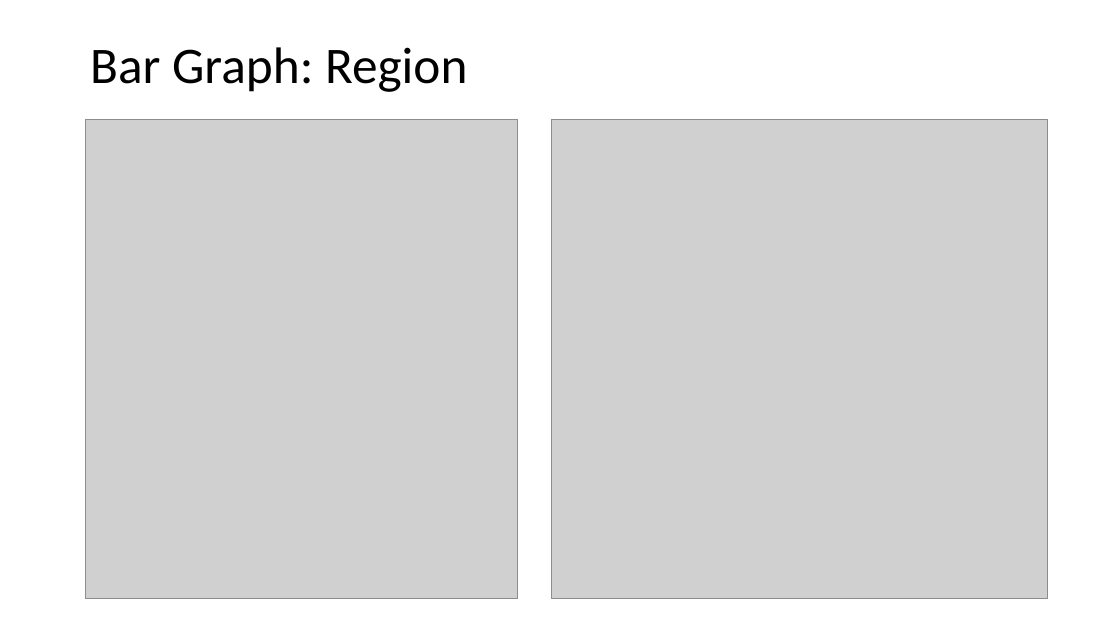
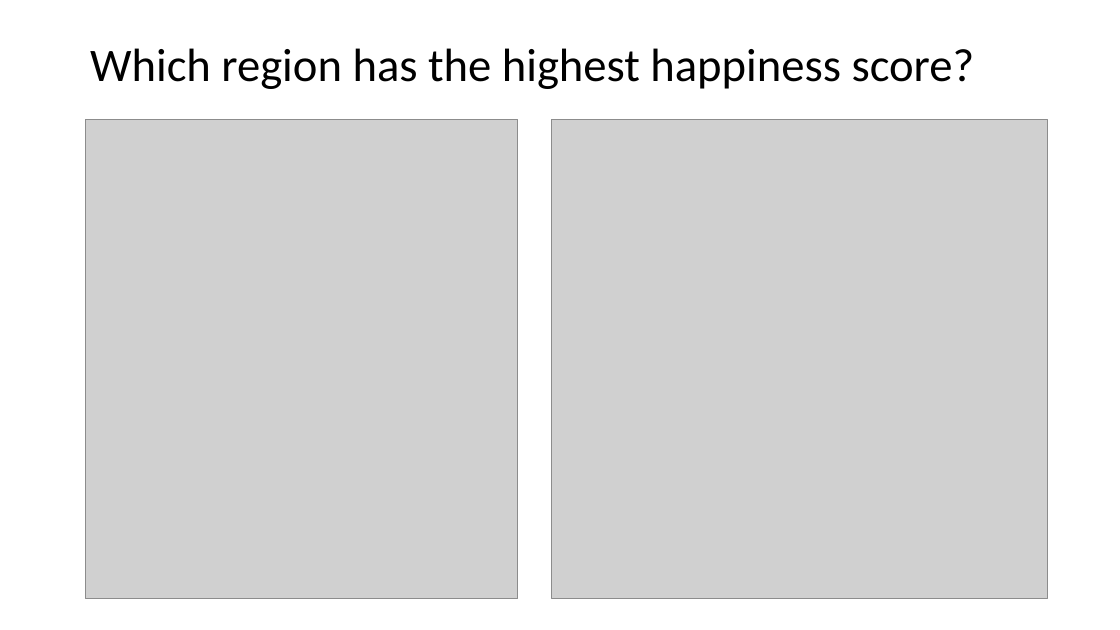
Before and after one commit to Alvin1359/world-happiness-report, a slide deck: slide 11 of World Happiness Report Presentation.pptx. Drawn at 1120x630 pixels with LibreOffice and Linux fonts; fonts in the diff are those of the drawing; grey boxes stand for pictures. Boxes give left, top, right and bottom in pixels: in the first picture for what was removed or moved away, otherwise in the second. Text is boxed around its words. In the diff, an @@ line names an element or a change of style, - is before the commit and + after.

```diff
--- a/World Happiness Report Presentation.pptx
+++ b/World Happiness Report Presentation.pptx
@@ text at [90,48,975,89]: text changed; size 44 to 40 pt @@
-Bar Graph: Region
+Which region has the highest happiness score?
```
Also in this commit, not shown: 7 other slides changed, 8 slides added, 6 slides removed, 3 other files.
